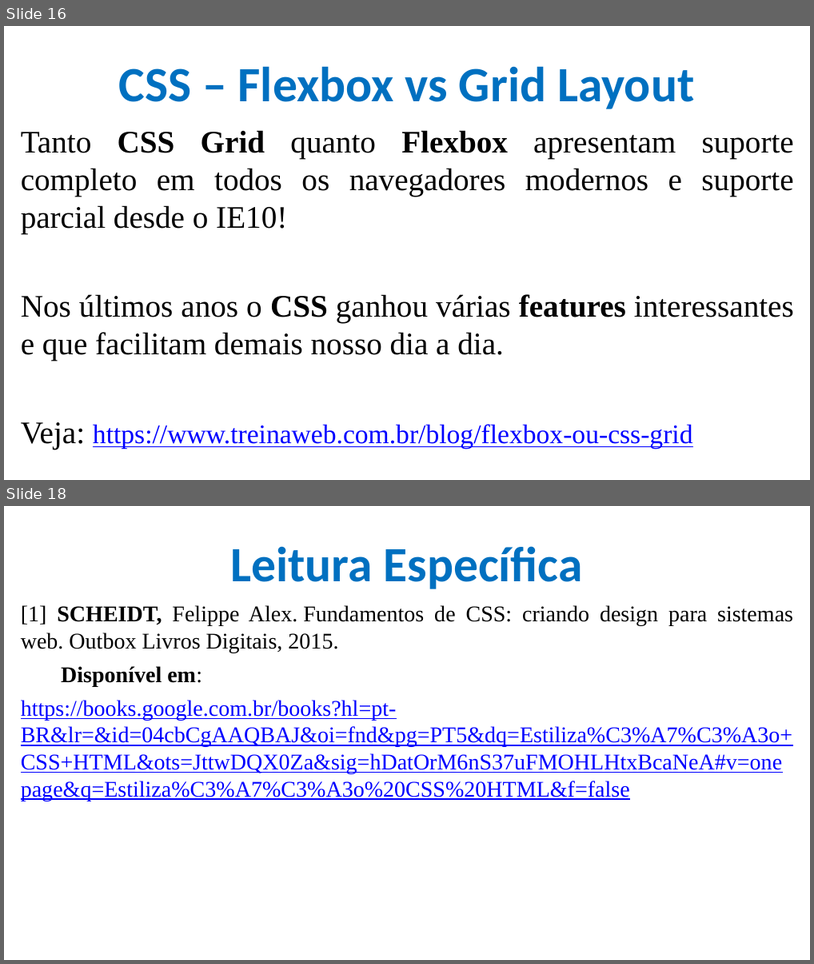
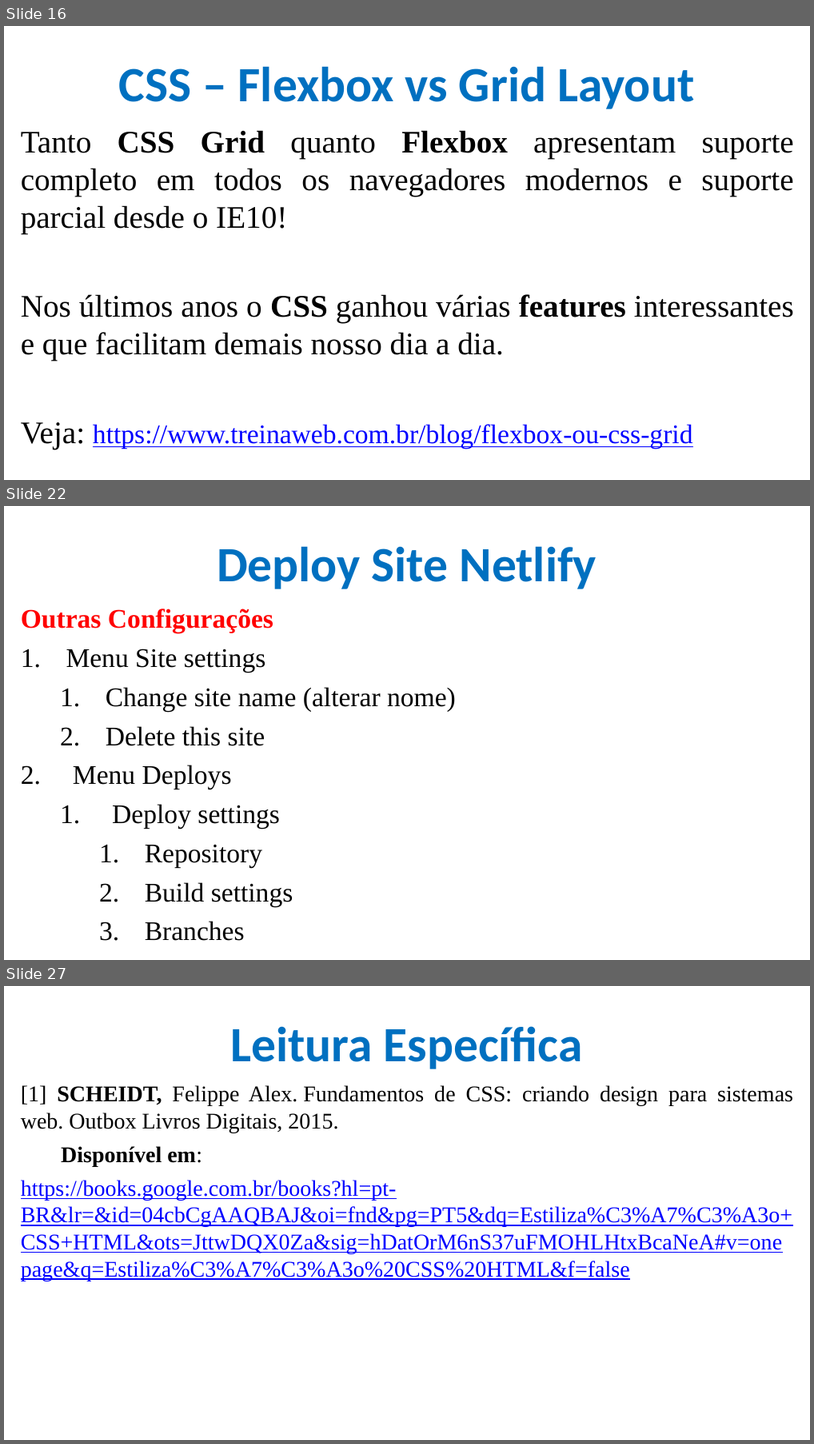
Before and after one commit to CloudEducationBrazil/WydenDesenvolvimentoWebPHP, a slide deck: 01 Classes/Aula 07 Desenvolvimento Web - CSS.pptx. Shown one above the other, each under a label of ours: slides 16 and 18 before the commit, slides 16, 22 and 27 after it; the slides between them are not shown. The pictures are 814x964 and 814x1444 pixels, drawn with LibreOffice and Linux fonts; fonts in the diff are those of the drawing; background and template pictures are left out. Boxes give left, top, right and bottom in pixels: in the first picture for what was removed or moved away, otherwise in the second. Text is boxed around its words. In the diff, an @@ line names an element or a change of style, - is before the commit and + after.

```diff
--- a/01 Classes/Aula 07 Desenvolvimento Web - CSS.pptx
+++ b/01 Classes/Aula 07 Desenvolvimento Web - CSS.pptx
@@ slide 22 added at box(4, 506, 810, 960), background picture (left out) @@
@@ title added at box(217, 546, 597, 589), 44 pt, text #0070C0, bold @@
+Deploy Site Netlify
@@ text added at box(21, 608, 456, 940), 24 pt, text #000000 @@
+Outras Configurações
+1. Menu Site settings
+  1. Change site name (alterar nome)
+  2. Delete this site
+2. Menu Deploys
+  1. Deploy settings
+    1. Repository
+    2. Build settings
+    3. Branches
@@ what was slide 18 is now slide 27 @@
```
Also in this commit, not shown: 8 other slides added.
